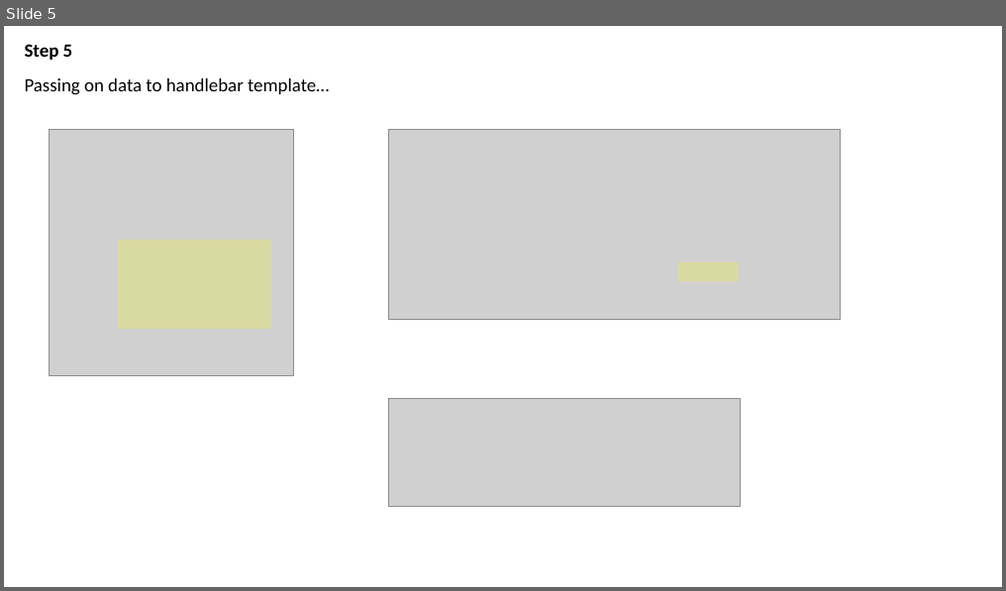
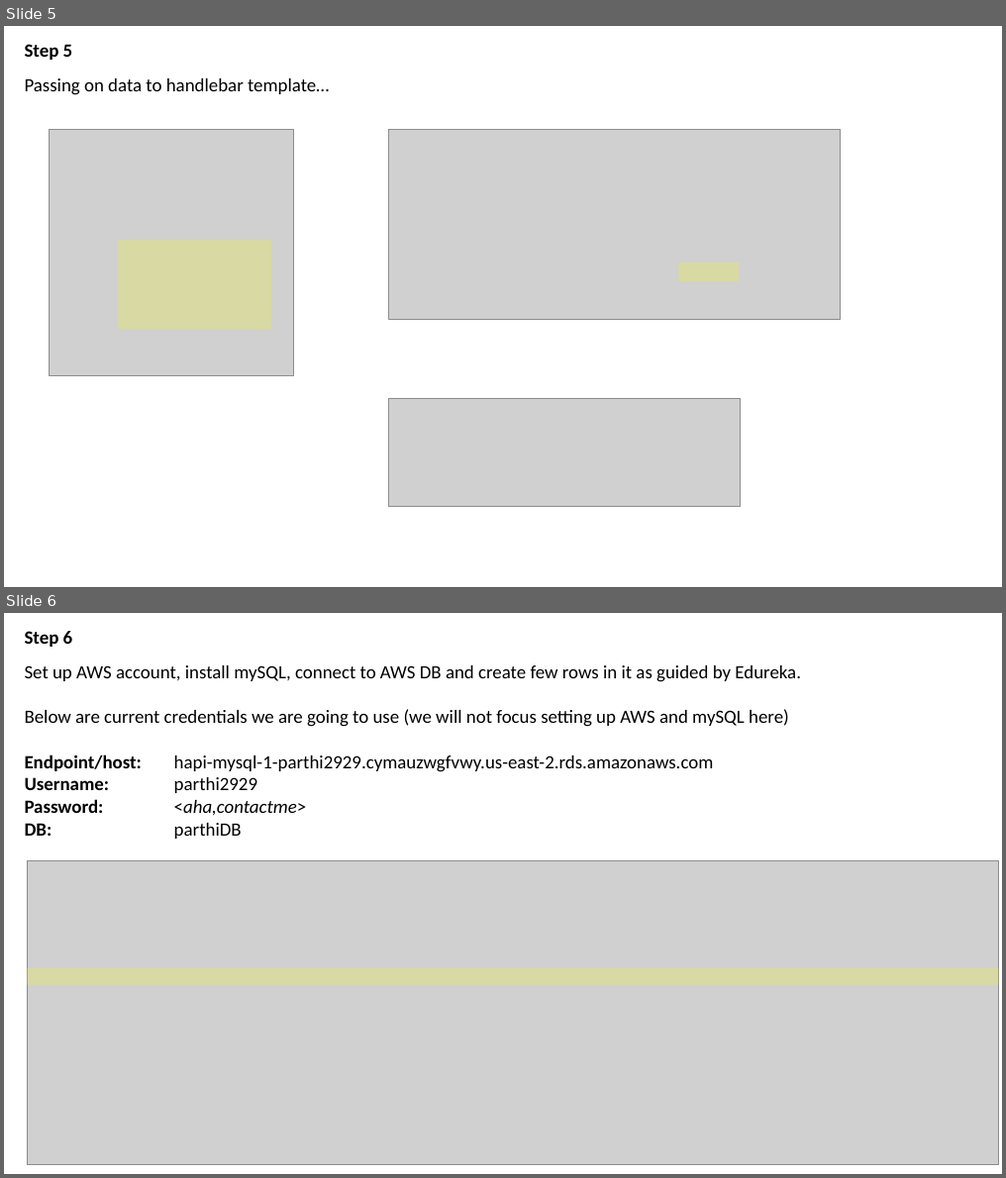
Before and after one commit to parthi2929/hapi-exercise-1, a slide deck: Illustrations.pptx. Shown one above the other, each under a label of ours: slide 5 before the commit, slides 5 and 6 after it. The pictures are 1006x591 and 1006x1178 pixels, drawn with LibreOffice and Linux fonts; fonts in the diff are those of the drawing; grey boxes stand for pictures. Boxes give left, top, right and bottom in pixels: in the first picture for what was removed or moved away, otherwise in the second. Text is boxed around its words. In the diff, an @@ line names an element or a change of style, - is before the commit and + after.

Commit message:
SQL connection added

```diff
--- a/Illustrations.pptx
+++ b/Illustrations.pptx
@@ slide 6 added at (x1=4, y1=613, x2=1002, y2=1174), background #FFFFFF @@
@@ text added at (x1=25, y1=631, x2=73, y2=647), 18 pt, text #000000, bold @@
+Step 6
@@ text added at (x1=25, y1=665, x2=801, y2=839), 18 pt, text #000000 @@
+Set up AWS account, install mySQL, connect to AWS DB and create few rows in it as guided by Edureka.
+Below are current credentials we are going to use (we will not focus setting up AWS and mySQL here)
+Endpoint/host: hapi-mysql-1-parthi2929.cymauzwgfvwy.us-east-2.rds.amazonaws.com
+Username: parthi2929
+Password: <aha,contactme>
+DB: parthiDB
@@ picture added at (x1=27, y1=861, x2=998, y2=1165) @@
@@ rectangle added at (x1=27, y1=968, x2=998, y2=985), fill #FFFF00 at 21% opacity @@
```
Also in this commit, not shown: 3 other slides added, 5 other files.
